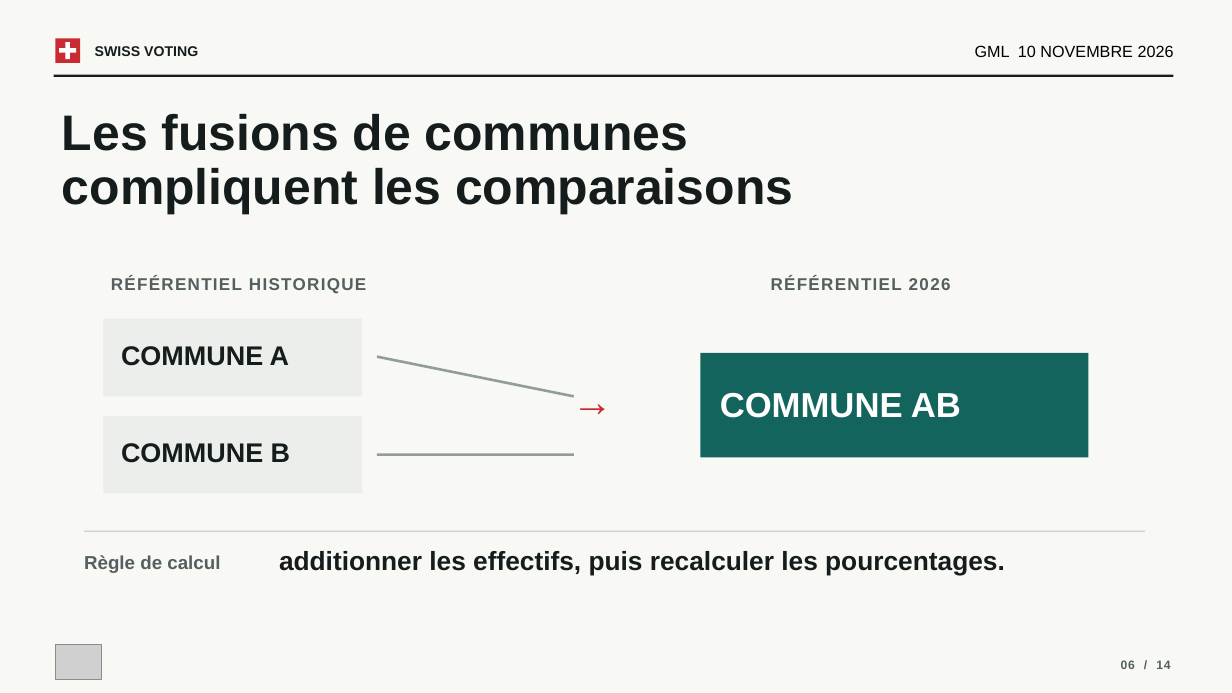
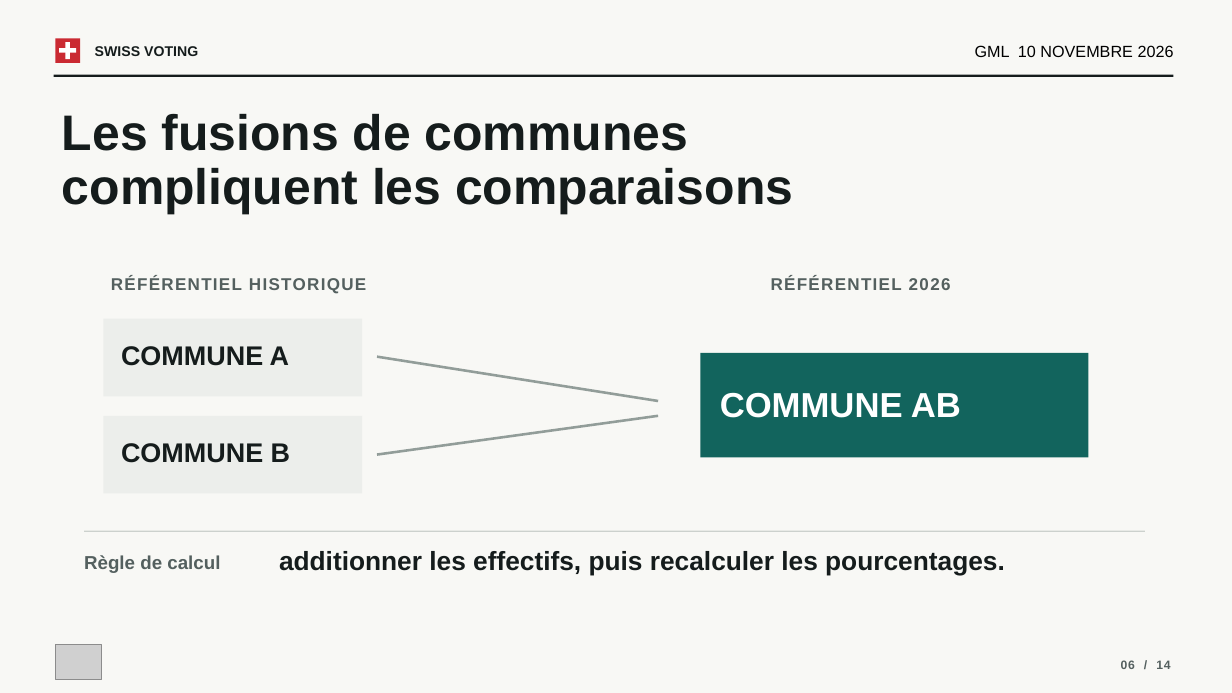
Before and after one commit to VictorGTheCoder/GML-Swiss-Voting, a slide deck: slide 6 of presentation/GML_Presentation.pptx. Drawn at 1232x693 pixels with LibreOffice and Linux fonts; fonts in the diff are those of the drawing; grey boxes stand for pictures. Boxes give left, top, right and bottom in pixels: in the first picture for what was removed or moved away, otherwise in the second. Text is boxed around its words. In the diff, an @@ line names an element or a change of style, - is before the commit and + after.

```diff
--- a/presentation/GML_Presentation.pptx
+++ b/presentation/GML_Presentation.pptx
@@ line moved from (377, 357) - (574, 396) to (377, 357) - (658, 401) @@
@@ text removed at [572, 372, 650, 428] @@
-→
@@ line moved from (377, 455) - (574, 455) to (377, 455) - (658, 416) @@
```
